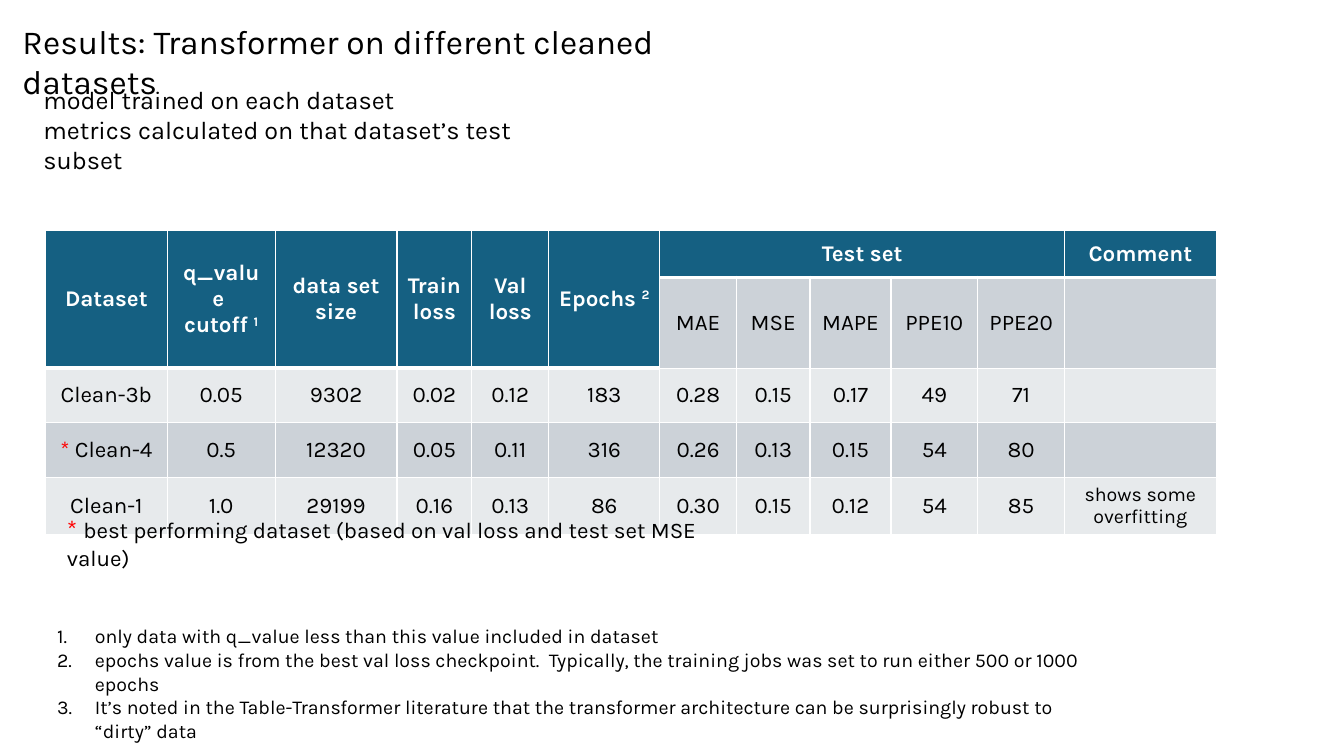
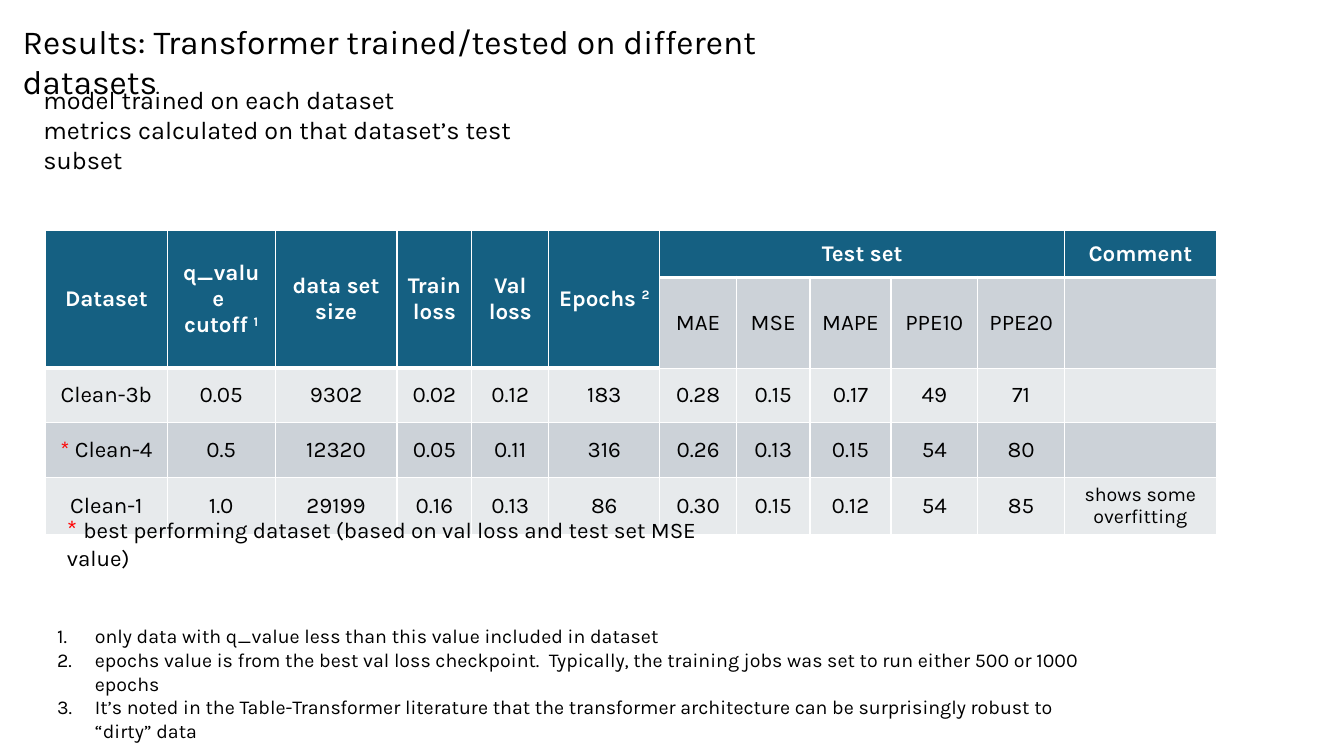
Before and after one commit to planaria158/BERT-antibody-antigen-binding-energy, a slide deck: slide 14 of Homework-aAlphaBio.pptx (slide 13 before the commit). Drawn at 1344x756 pixels with LibreOffice and Linux fonts; fonts in the diff are those of the drawing. Boxes give left, top, right and bottom in pixels: in the first picture for what was removed or moved away, otherwise in the second. Text is boxed around its words. In the diff, an @@ line names an element or a change of style, - is before the commit and + after.

```diff
--- a/Homework-aAlphaBio.pptx
+++ b/Homework-aAlphaBio.pptx
@@ text at bbox=[23, 29, 755, 103]: text changed @@
-Results: Transformer on different cleaned datasets
+Results: Transformer trained/tested on different datasets
```
Also in this commit, not shown: 10 other slides changed, 6 slides added.
